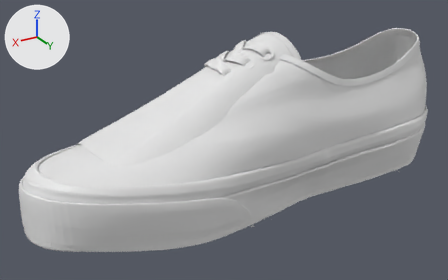
The glTF model src/Pages/Customize/Configurator/models/Shoes/sneaker.glb, before and after one commit.
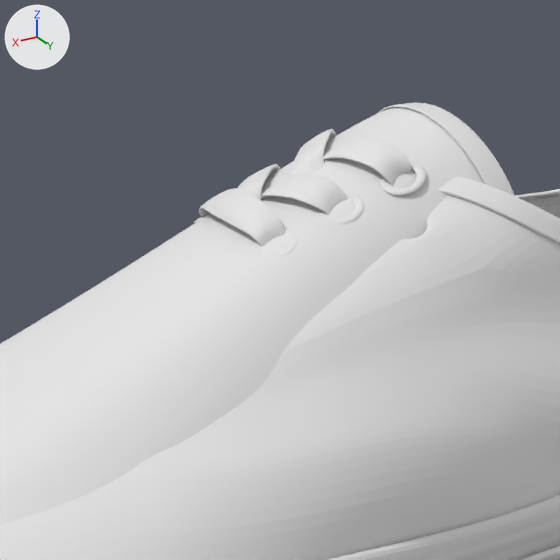
Each version appears first whole from a 50 mm lens placed at (0.532, 47.375, 0.376), pointed at (0.055, 46.581, -0.021), and next in a close-up on the part from 32% to 70% of the width and 0% to 62% of the height. Lighting does not change. The marker at upper left points along +X, +Y and +Z. Vertices at the same position are counted once.

In view in the first close-up: 'lace', 'main_body', 'sole'.
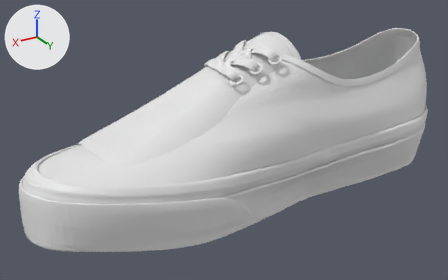
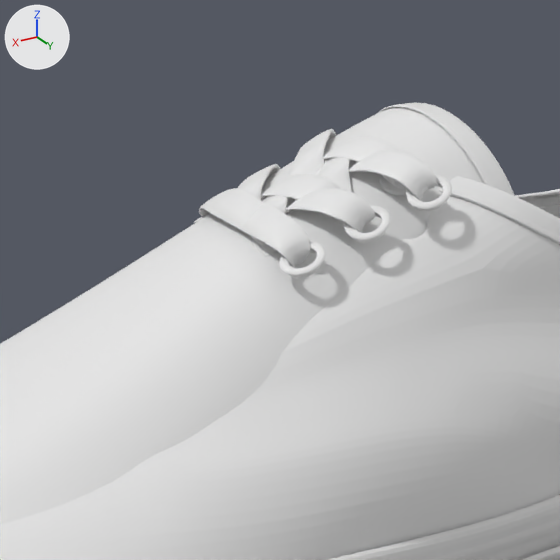
The newer file is also rescaled (x0.8), turned or shifted as a whole; pictures and numbers use the older file's frame.

What the commit changed:
me_object_17_001 has 5403 vertices, 9980 faces and spans x 0.0005..0.0928, y 46.5605..46.6472, z 0.0968..0.1436.
me_object_17_001 is used by ob_lace; location (0.0, 0.0, 0.0).
me_object_17_001 part 1: the loose piece of 416 vertices spanning x 0.0702..0.0911, y 46.6275..46.6434, z 0.1019..0.1125 is copied, and the copy is scaled about its middle by 0.988, then moved by (-0.0004, 0.0212, -0.0009); it spans x 0.0699..0.0906, y 46.6488..46.6645, z 0.1011..0.1115.
me_object_17_001 part 2: the loose piece of 416 vertices spanning x 0.0368..0.058, y 46.6296..46.6448, z 0.1132..0.1247 is copied, and the copy is scaled about its middle by 0.988, then moved by (0.0, 0.0211, -0.0011); it spans x 0.0369..0.0579, y 46.6508..46.6659, z 0.1122..0.1235.
me_object_17_001 part 3: the loose piece of 364 vertices spanning x 0.0708..0.0925, y 46.5709..46.634, z 0.1..0.1231 is copied, and the copy is scaled about its middle by 0.988, then moved by (-0.0004, 0.0216, -0.001); it spans x 0.0705..0.092, y 46.5928..46.6552, z 0.0992..0.122.
me_object_17_001 part 4: the loose piece of 448 vertices spanning x 0.0052..0.0264, y 46.6321..46.6472, z 0.1234..0.1351 is copied, and the copy is scaled about its middle by 0.988, then moved by (0.0003, 0.0211, -0.0012); it spans x 0.0057..0.0267, y 46.6533..46.6682, z 0.1223..0.1338.
me_object_17_001 part 5: the loose piece of 495 vertices spanning x 0.0066..0.0577, y 46.5673..46.6228, z 0.1158..0.1401 is copied, and the copy is scaled about its middle by 0.988, then moved by (0.0002, 0.0216, -0.0012); it spans x 0.0071..0.0576, y 46.5892..46.6442, z 0.1148..0.1388.
me_object_17_001 part 6: the loose piece of 72 vertices spanning x 0.0061..0.0234, y 46.6323..46.6449, z 0.121..0.1329 is copied, and the copy is scaled about its middle by 0.988, then moved by (0.0004, 0.0211, -0.0012); it spans x 0.0066..0.0237, y 46.6535..46.6659, z 0.1199..0.1316.
me_object_17_001 part 7: the loose piece of 72 vertices spanning x 0.0376..0.055, y 46.63..46.6424, z 0.1105..0.1227 is copied, and the copy is moved by (0.0, 0.0212, -0.001); it spans x 0.0377..0.0549, y 46.6513..46.6635, z 0.1095..0.1216.
me_object_17_001 part 8: the loose piece of 72 vertices spanning x 0.0708..0.088, y 46.6282..46.6411, z 0.0993..0.1102 is copied, and the copy is moved by (-0.0004, 0.0212, -0.0009); it spans x 0.0705..0.0875, y 46.6494..46.6622, z 0.0985..0.1093.
me_object_17_001 part 9: the loose piece of 528 vertices spanning x 0.0108..0.0368, y 46.5818..46.6396, z 0.1211..0.1436 is copied, and the copy is scaled about its middle by 0.988, then moved by (0.0003, 0.0215, -0.0012); it spans x 0.0112..0.0369, y 46.6036..46.6607, z 0.12..0.1423.
me_object_17_001 part 10: the loose piece of 528 vertices spanning x 0.0397..0.0705, y 46.585..46.6372, z 0.1071..0.1308 is copied, and the copy is scaled about its middle by 0.988, then moved by (-0.0001, 0.0215, -0.0011); it spans x 0.0397..0.0702, y 46.6068..46.6583, z 0.1062..0.1296.
me_object_17_001 part 11: the loose piece of 528 vertices spanning x 0.0383..0.0928, y 46.5671..46.6213, z 0.1005..0.1267 is copied, and the copy is scaled about its middle by 0.988, then moved by (-0.0002, 0.0216, -0.001); it spans x 0.0384..0.0923, y 46.5891..46.6426, z 0.0997..0.1255.

Boxes [x1, y1, x2, y2] around the edits, measured in the close-ups (560 x 560 px):
'lace', reshaped (11% wider, 16% taller)
    before: [194, 129, 426, 257]
    after: [194, 129, 452, 278]
part 1 of me_object_17_001, added
    after: [279, 242, 326, 275]
part 2 of me_object_17_001, added
    after: [344, 206, 391, 240]
part 3 of me_object_17_001, added
    after: [224, 202, 311, 268]
part 4 of me_object_17_001, added
    after: [406, 175, 452, 209]
part 5 of me_object_17_001, added
    after: [318, 158, 352, 220]
part 6 of me_object_17_001, added
    after: [413, 182, 445, 211]
part 7 of me_object_17_001, added
    after: [353, 213, 385, 243]
part 8 of me_object_17_001, added
    after: [288, 248, 322, 278]
part 9 of me_object_17_001, added
    after: [349, 150, 437, 201]
part 10 of me_object_17_001, added
    after: [286, 188, 375, 233]
part 11 of me_object_17_001, added
    after: [252, 196, 288, 256]
